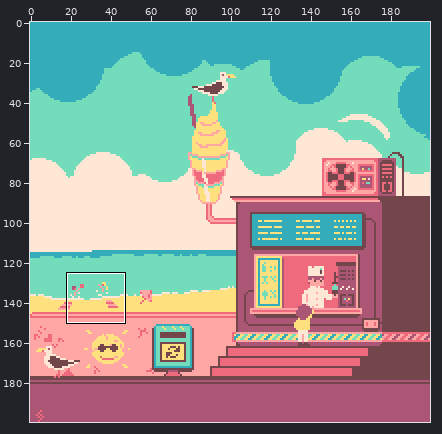
Pixel-art file, stored at Buildings/IceCreamShop.aseprite. The picture above shows the old version from afar; the outline marks the close-up.
Close-up. Earlier state:
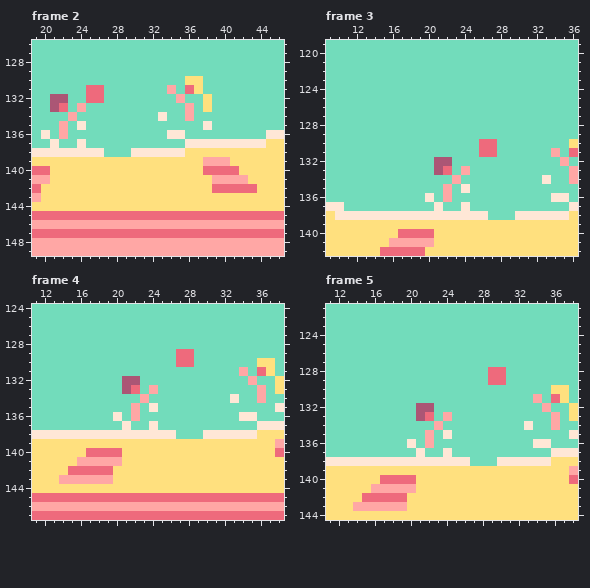
200x200 pixels, 16 frames. Shown: frame 2: x 19..46, y 126..149; frame 3: x 9..36, y 119..142; frame 4: x 11..38, y 124..147; frame 5: x 11..38, y 121..144. The commit also changed other frames or places, which this record leaves out.
The result:
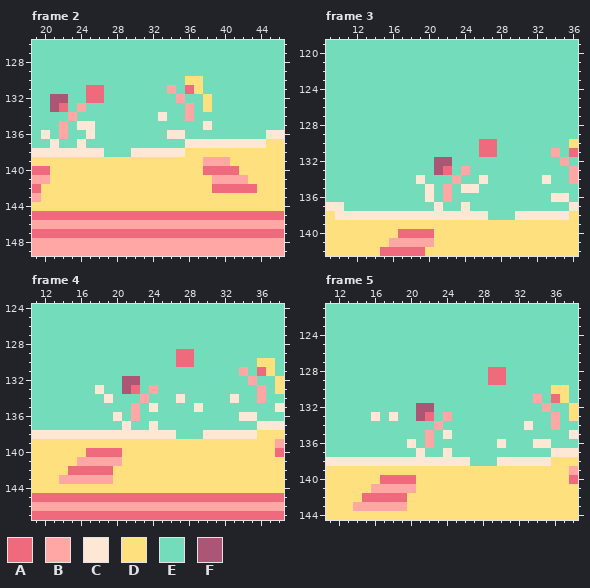
Palette (. is transparent): A #ee6a7c  B #ffa7a5  C #ffe7d6  D #ffe07e  E #72dcbb  F #ab5675
Commit message: Dont know what change is this change
What changed:
Frame 2, layer "BeachGuysBall":
The author changed colour E to colour C in rows 135 to 136 at x 25.
Frame 3, layer "BeachGuysBall":
The author changed colour E to colour C in row 134 at x 19 and 26; in row 135 at x 20 and 25.
Frame 4, layer "BeachGuysBall":
The author changed colour E to colour C in row 133 at x 18; in row 134 at x 19 and 27; in row 135 at x 29.
Frame 5, layer "BeachGuysBall":
The author changed colour E to colour C in row 133 at x 16 and 18; in row 136 at x 30.
Pixel boxes of the changes (left, top, right, bottom) in both close-ups:
changed: (86, 121, 95, 139)
changed: (416, 175, 434, 193)
changed: (470, 175, 488, 193)
changed: (95, 385, 113, 403)
changed: (176, 394, 203, 412)
changed: (371, 412, 398, 421)
changed: (497, 439, 506, 448)
